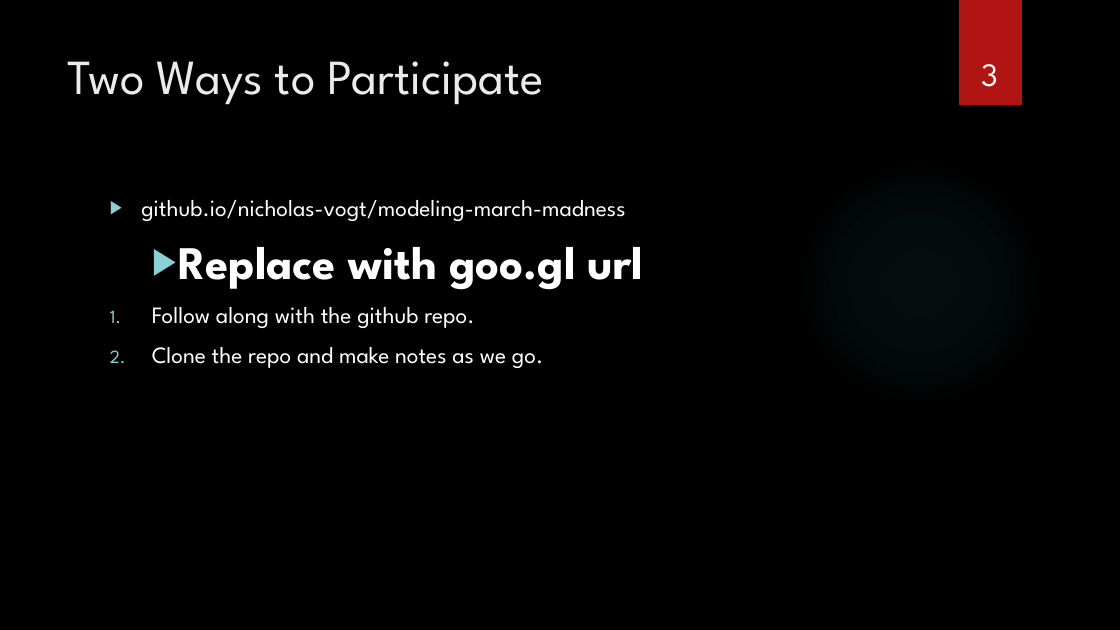
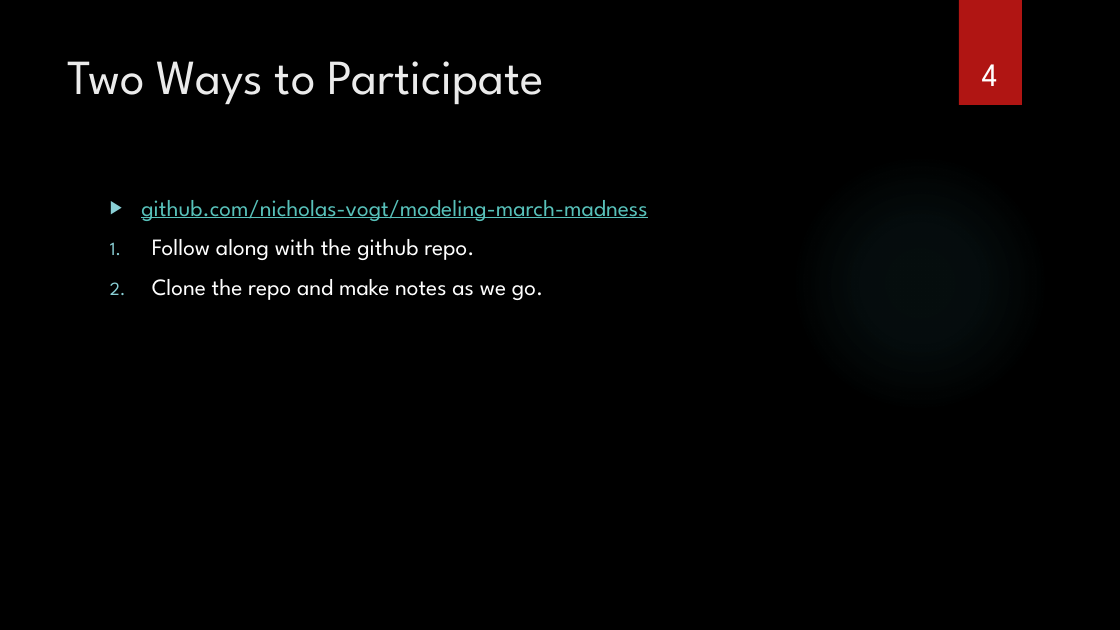
Before and after one commit to nicholas-vogt/modeling-march-madness, a slide deck: slide 4 of 1 Web Scraping.pptx (slide 3 before the commit). Drawn at 1120x630 pixels with LibreOffice and Linux fonts; fonts in the diff are those of the drawing; background and template pictures are left out. Boxes give left, top, right and bottom in pixels: in the first picture for what was removed or moved away, otherwise in the second. Text is boxed around its words. In the diff, an @@ line names an element or a change of style, - is before the commit and + after.

```diff
--- a/1 Web Scraping.pptx
+++ b/1 Web Scraping.pptx
@@ page number at (982,64,998,86): text changed @@
-3
+4
@@ text at (141,200,647,221): text changed; text colour #FFFFFF to #58C1BA @@
-▶ github.io/nicholas-vogt/modeling-march-madness
-  ▶ Replace with goo.gl url
+▶ github.com/nicholas-vogt/modeling-march-madness
```
Also in this commit, not shown: 4 other slides changed, 1 slide added, 6 other files.
